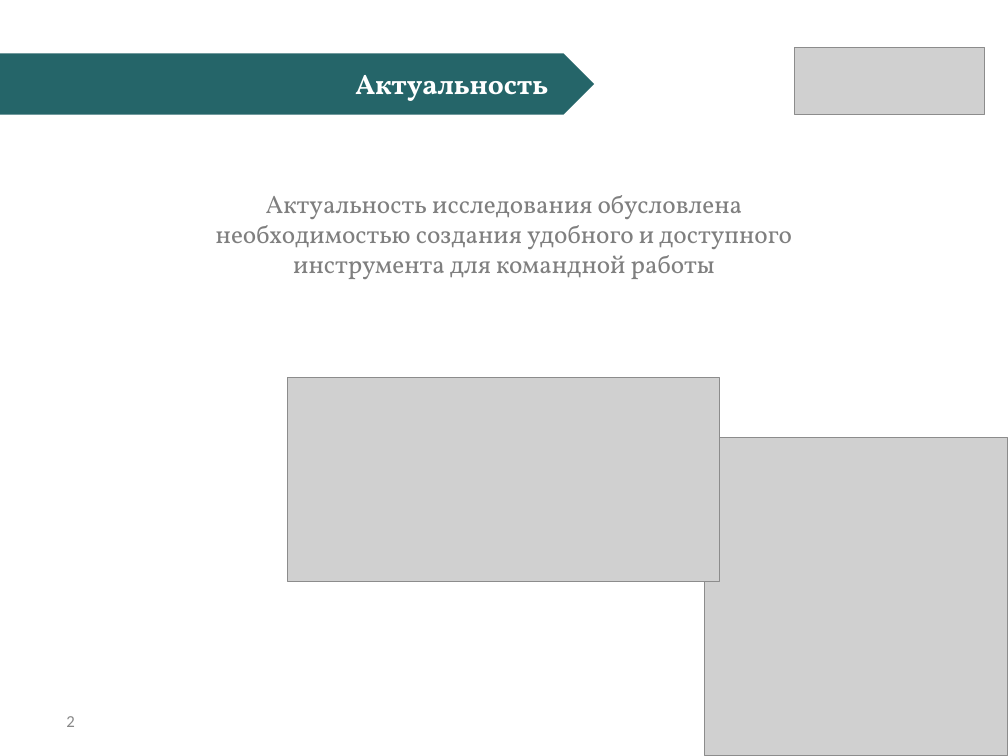
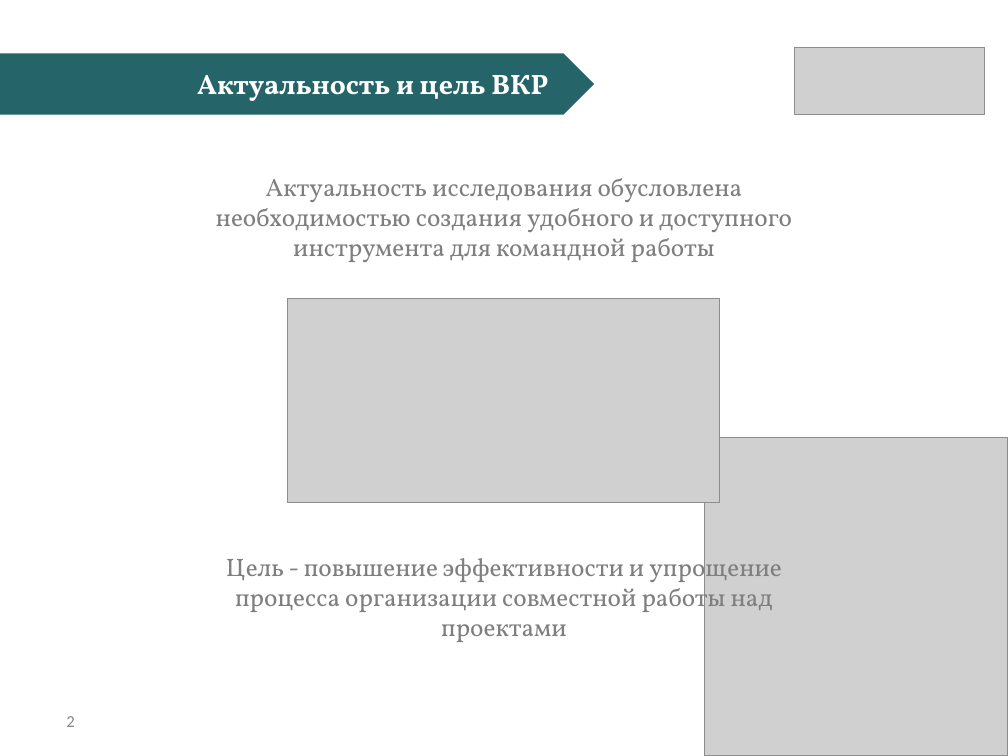
Before and after one commit to CTpeJLok/diplom, a slide deck: slide 2 of ПИ21-3 Балашкин А.М. ВКР.pptx. Drawn at 1008x756 pixels with LibreOffice and Linux fonts; fonts in the diff are those of the drawing; grey boxes stand for pictures. Boxes give left, top, right and bottom in pixels: in the first picture for what was removed or moved away, otherwise in the second. Text is boxed around its words. In the diff, an @@ line names an element or a change of style, - is before the commit and + after.

```diff
--- a/ПИ21-3 Балашкин А.М. ВКР.pptx
+++ b/ПИ21-3 Балашкин А.М. ВКР.pptx
@@ text at <box>197,75,548,101</box>: text changed @@
-Актуальность
+Актуальность и цель ВКР
@@ text "Актуальность исследования обусловлена необходимостью создани ...": place and size @@
-text "Актуальность исследования обусловлена необходимостью создани ..." at <box>216,195,792,279</box>
+text "Актуальность исследования обусловлена необходимостью создани ..." at <box>216,178,792,262</box>
@@ picture: place and size @@
-picture at <box>288,378,721,582</box>
+picture at <box>288,299,721,503</box>
@@ text added at <box>226,552,782,642</box>, 18 pt, text #7F7F7F @@
+Цель - повышение эффективности и упрощение процесса организации совместной работы над проектами
```
Also in this commit, not shown: 1 other slide changed, 5 other files.
